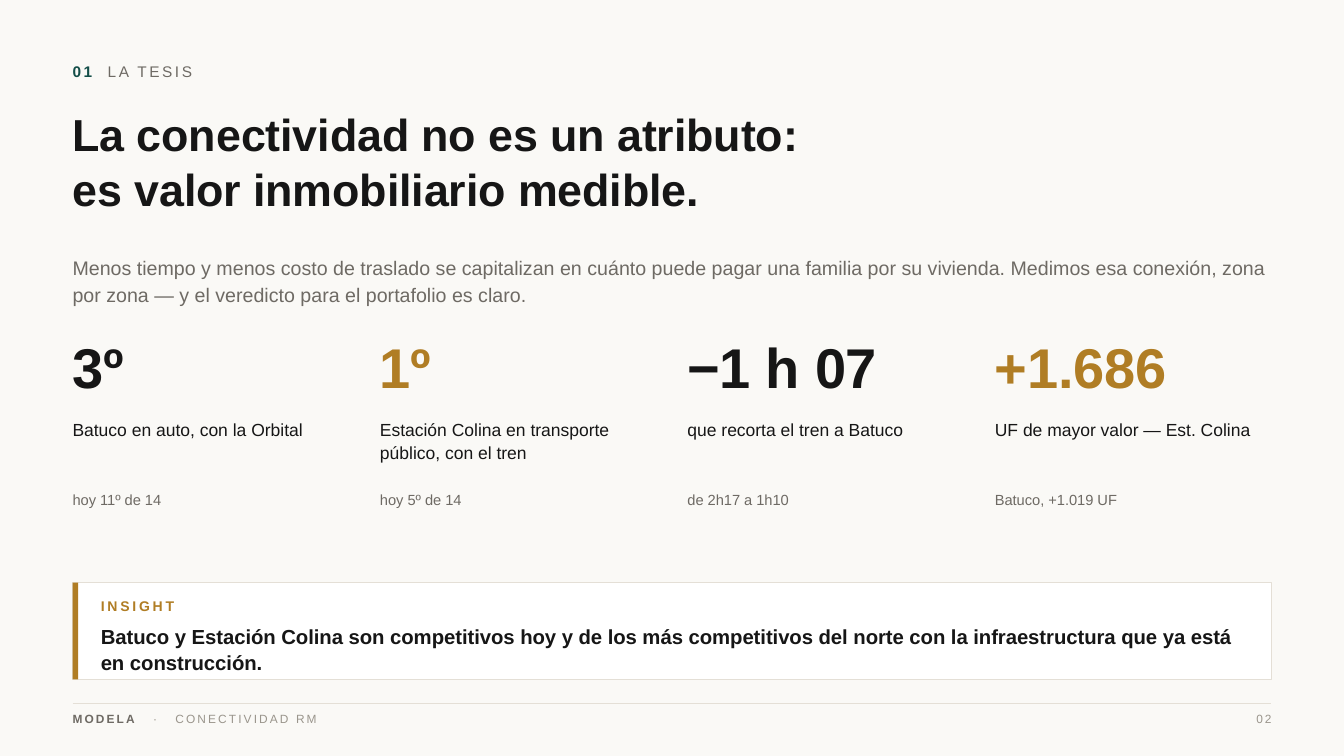
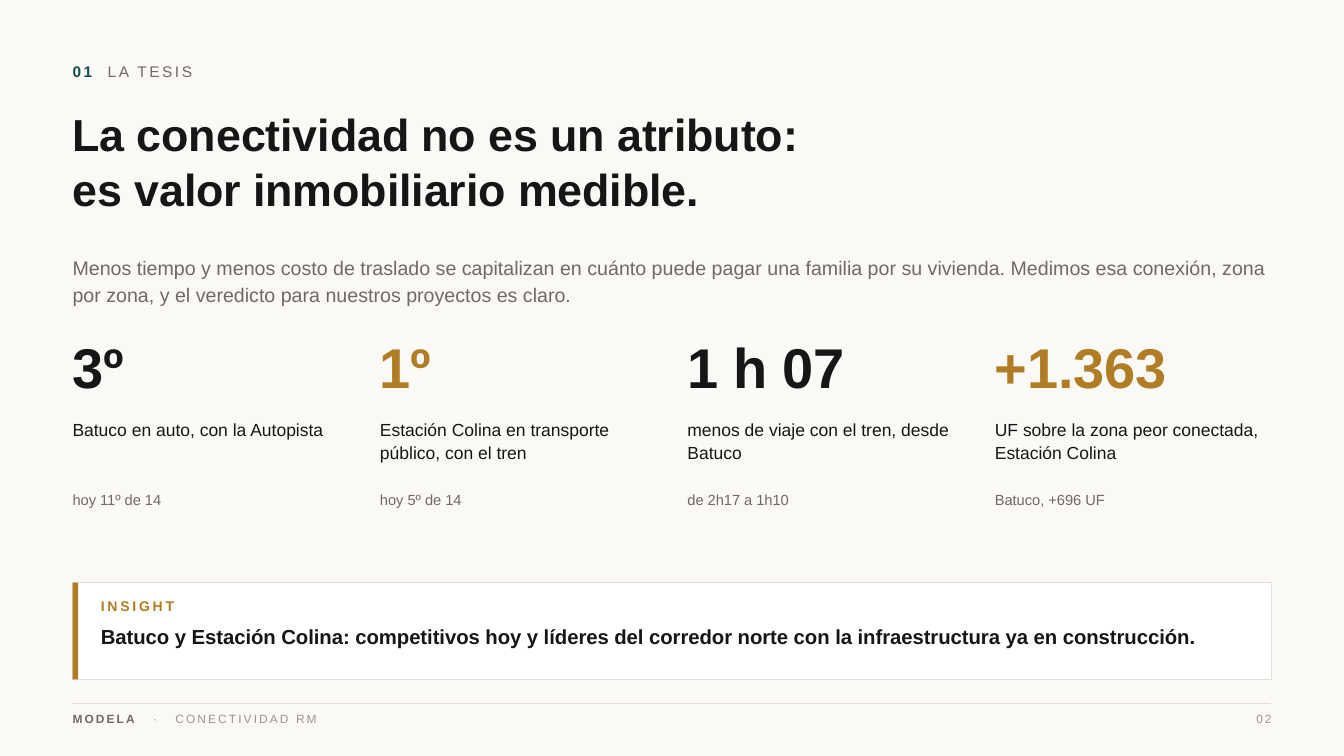
Before and after one commit to modela-simulador/modela-simulador, a slide deck: slide 2 of public/conectividad/Conectividad-Modela.pptx. Drawn at 1344x756 pixels with LibreOffice and Linux fonts; fonts in the diff are those of the drawing. Boxes give left, top, right and bottom in pixels: in the first picture for what was removed or moved away, otherwise in the second. Text is boxed around its words. In the diff, an @@ line names an element or a change of style, - is before the commit and + after.

```diff
--- a/public/conectividad/Conectividad-Modela.pptx
+++ b/public/conectividad/Conectividad-Modela.pptx
@@ text at [73,260,1265,306]: text changed @@
-Menos tiempo y menos costo de traslado se capitalizan en cuánto puede pagar una familia por su vivienda. Medimos esa conexión, zona por zona — y el veredicto para el portafolio es claro.
+Menos tiempo y menos costo de traslado se capitalizan en cuánto puede pagar una familia por su vivienda. Medimos esa conexión, zona por zona, y el veredicto para nuestros proyectos es claro.
@@ text at [687,347,845,389]: text changed @@
-−1 h 07
+1 h 07
@@ text at [995,349,1166,389]: text changed @@
-+1.686
++1.363
@@ text at [73,423,323,440]: text changed @@
-Batuco en auto, con la Orbital
+Batuco en auto, con la Autopista
@@ text at [687,423,949,459]: text changed @@
-que recorta el tren a Batuco
+menos de viaje con el tren, desde Batuco
@@ text at [995,423,1259,459]: text changed @@
-UF de mayor valor — Est. Colina
+UF sobre la zona peor conectada, Estación Colina
@@ text at [995,495,1104,507]: text changed @@
-Batuco, +1.019 UF
+Batuco, +696 UF
@@ text at [101,629,1195,649]: text changed @@
-Batuco y Estación Colina son competitivos hoy y de los más competitivos del norte con la infraestructura que ya está en construcción.
+Batuco y Estación Colina: competitivos hoy y líderes del corredor norte con la infraestructura ya en construcción.
```
Also in this commit, not shown: 14 other slides changed, 3 slides added, 4 slides removed, 39 other files.
